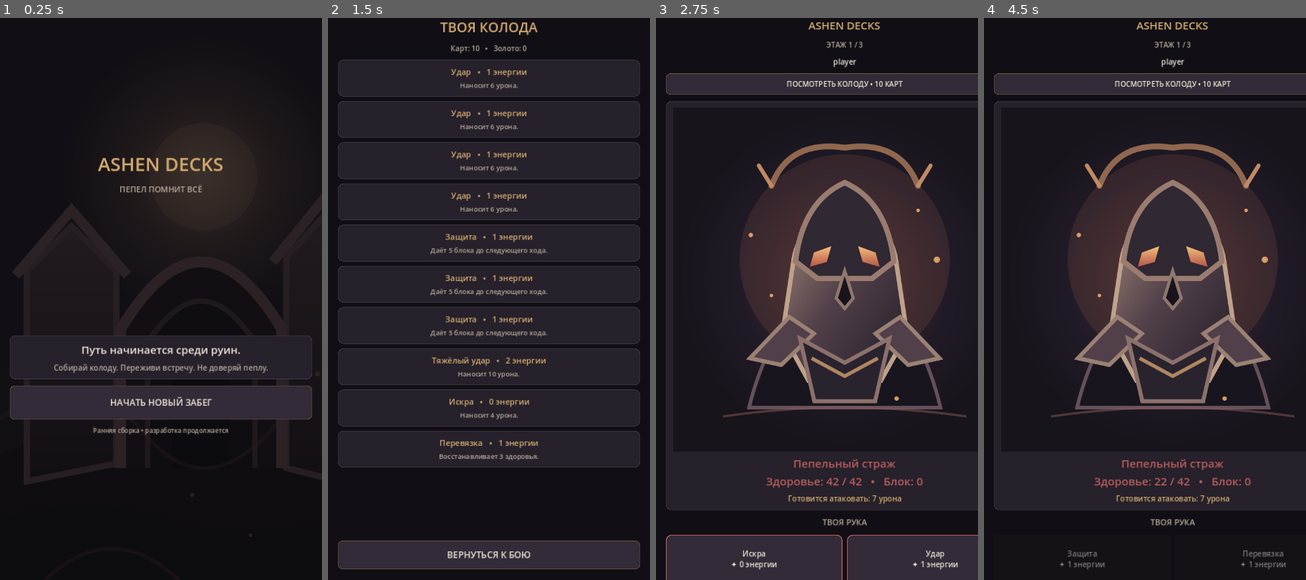
Above: before the commit, frames 1-4 (left to right).
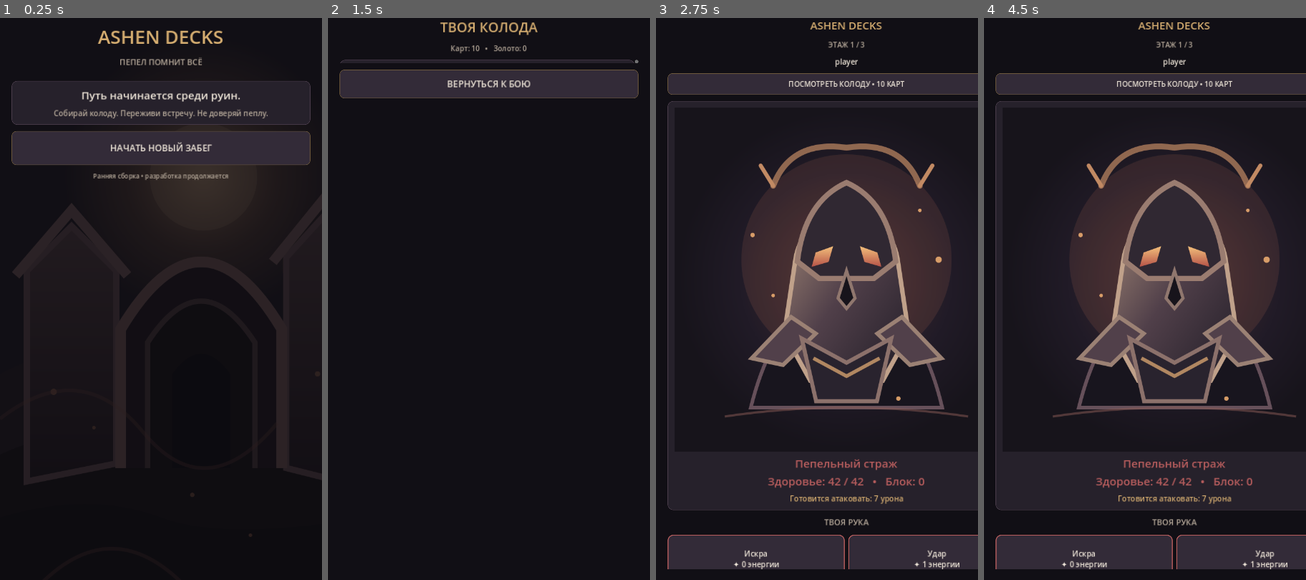
Above: after the commit, the same moments.

Repository: azartworld55-ctrl/ashen-decks
Game: Godot game, scene res://scenes/main.tscn
Two runs of this game, one before a commit and one after it. Both use one fixed random seed, a clock stepped at 60 frames per second and the inputs below.
Inputs (mouse positions are in pixels of both pictures, inside the frame that each line leads up to):
- Up to frame 1 (0.25 s): no input
- Up to frame 2 (1.5 s): click "НАЧАТЬ НОВЫЙ ЗАБЕГ" at 0.5 s; click "ПОСМОТРЕТЬ КОЛОДУ • 10 КАРТ" at 1.25 s
- Up to frame 3 (2.75 s): click "ВЕРНУТЬСЯ К БОЮ" at 2 s
- Up to frame 4 (4.5 s): click "Искра ✦ 0 энергии Наносит 4 у…" at 2.75 s; click "Удар ✦ 1 энергии Наносит 6 ур…" at 3.5 s; click (1080, 568) at 4.25 s, where only the run before the commit has a clickable "Тяжёлый удар ✦ 2 энергии Нано…"

The runs differ from the first frame. In frame 1, 15% of the frame differs, in the area x 3-97%, y 2-75%; in frame 2, 11%; in frame 3, 7.0%; in frame 4, 10%.

Commit message:
Improve responsive mobile layout and scrolling

Diff:
--- a/godot/scripts/main.gd
+++ b/godot/scripts/main.gd
@@ -21,6 +21,7 @@
 var log_label: Label
 var end_turn_button: Button
 var result_shown := false
+var compact_layout := false
 
 const BG := Color("#17141b")
 const PANEL := Color("#26212b")
@@ -73,17 +74,25 @@
     _clear_content()
     content_root = MarginContainer.new()
     content_root.set_anchors_and_offsets_preset(Control.PRESET_FULL_RECT)
-    content_root.add_theme_constant_override("margin_left", 22)
-    content_root.add_theme_constant_override("margin_top", 24)
-    content_root.add_theme_constant_override("margin_right", 22)
-    content_root.add_theme_constant_override("margin_bottom", 24)
+    compact_layout = get_viewport_rect().size.x < 520.0
+    var side_margin := 14 if compact_layout else 26
+    var vertical_margin := 14 if compact_layout else 24
+    content_root.add_theme_constant_override("margin_left", side_margin)
+    content_root.add_theme_constant_override("margin_top", vertical_margin)
+    content_root.add_theme_constant_override("margin_right", side_margin)
+    content_root.add_theme_constant_override("margin_bottom", vertical_margin)
     add_child(content_root)
 
+    var page_scroll := ScrollContainer.new()
+    page_scroll.size_flags_horizontal = Control.SIZE_EXPAND_FILL
+    page_scroll.size_flags_vertical = Control.SIZE_EXPAND_FILL
+    page_scroll.horizontal_scroll_mode = ScrollContainer.SCROLL_MODE_DISABLED
+    content_root.add_child(page_scroll)
+
     content = VBoxContainer.new()
-    content.add_theme_constant_override("separation", 14)
+    content.add_theme_constant_override("separation", 10 if compact_layout else 14)
     content.size_flags_horizontal = Control.SIZE_EXPAND_FILL
-    content.size_flags_vertical = Control.SIZE_EXPAND_FILL
-    content_root.add_child(content)
+    page_scroll.add_child(content)
     return content
 
 func _make_label(value: String, font_size: int, color: Color = TEXT) -> Label:
@@ -138,8 +147,8 @@
     var description := str(card.get("description", ""))
     var card_button := _make_button("%s\n✦ %d энергии\n\n%s" % [
         title, cost, description
-    ], 156)
-    card_button.add_theme_font_size_override("font_size", 17)
+    ], 124 if compact_layout else 156)
+    card_button.add_theme_font_size_override("font_size", 16 if compact_layout else 17)
     var style := StyleBoxFlat.new()
     style.bg_color = PANEL_LIGHT
     style.border_color = RED if card.get("type", "attack") == "attack" else BLUE
@@ -222,7 +231,7 @@
     enemy_panel.add_child(enemy_stack)
 
     enemy_portrait = TextureRect.new()
-    enemy_portrait.custom_minimum_size = Vector2(0, 210)
+    enemy_portrait.custom_minimum_size = Vector2(0, 142 if compact_layout else 210)
     enemy_portrait.size_flags_horizontal = Control.SIZE_EXPAND_FILL
     enemy_portrait.stretch_mode = TextureRect.STRETCH_KEEP_ASPECT_CENTERED
     enemy_stack.add_child(enemy_portrait)
@@ -234,10 +243,10 @@
 
     root.add_child(_make_label("ТВОЯ РУКА", 18, MUTED))
     hand_grid = GridContainer.new()
-    hand_grid.columns = 2
+    hand_grid.columns = 1 if compact_layout else 2
     hand_grid.size_flags_vertical = Control.SIZE_EXPAND_FILL
-    hand_grid.add_theme_constant_override("h_separation", 10)
-    hand_grid.add_theme_constant_override("v_separation", 10)
+    hand_grid.add_theme_constant_override("h_separation", 8)
+    hand_grid.add_theme_constant_override("v_separation", 8)
     root.add_child(hand_grid)
 
     log_label = _make_label("", 15, MUTED)
@@ -379,7 +388,7 @@
     root.add_spacer(false)
     for i in range(state.route_options.size()):
         var route: Dictionary = state.route_options[i]
-        var route_button := _make_button("%s\\n%s" % [route.get("name", "Путь"), route.get("description", "")], 112)
+        var route_button := _make_button("%s\n%s" % [route.get("name", "Путь"), route.get("description", "")], 112)
         route_button.add_theme_font_size_override("font_size", 18)
         route_button.pressed.connect(_choose_route.bind(i))
         root.add_child(route_button)
